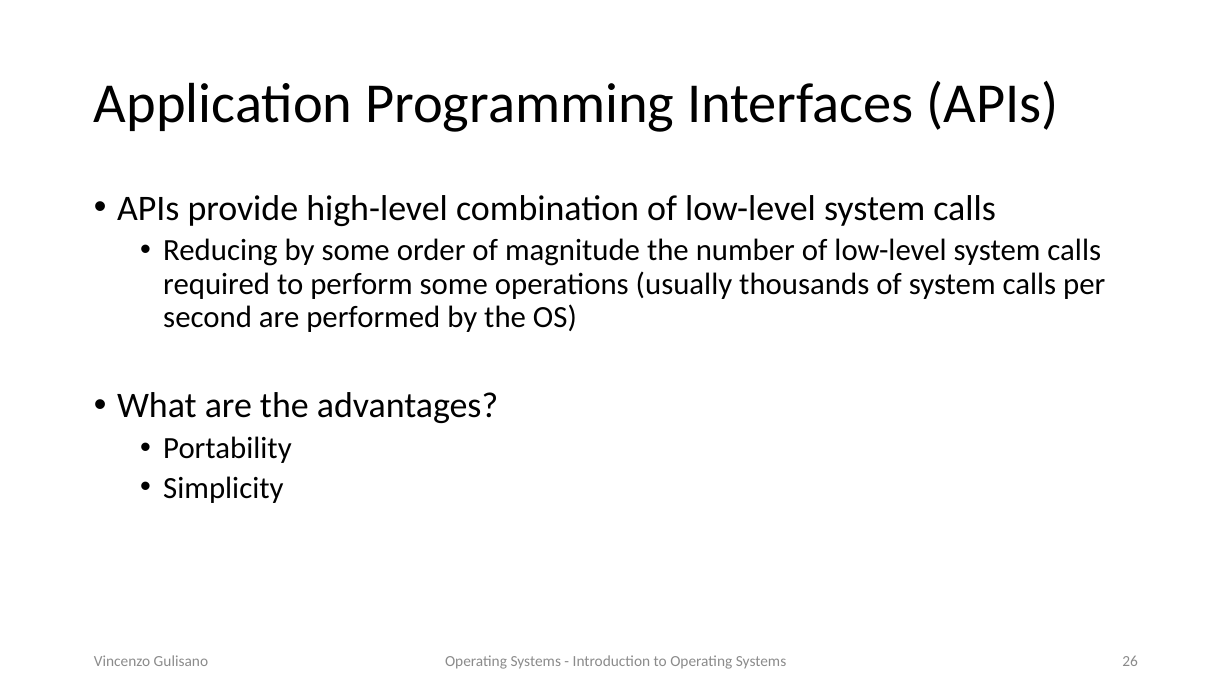
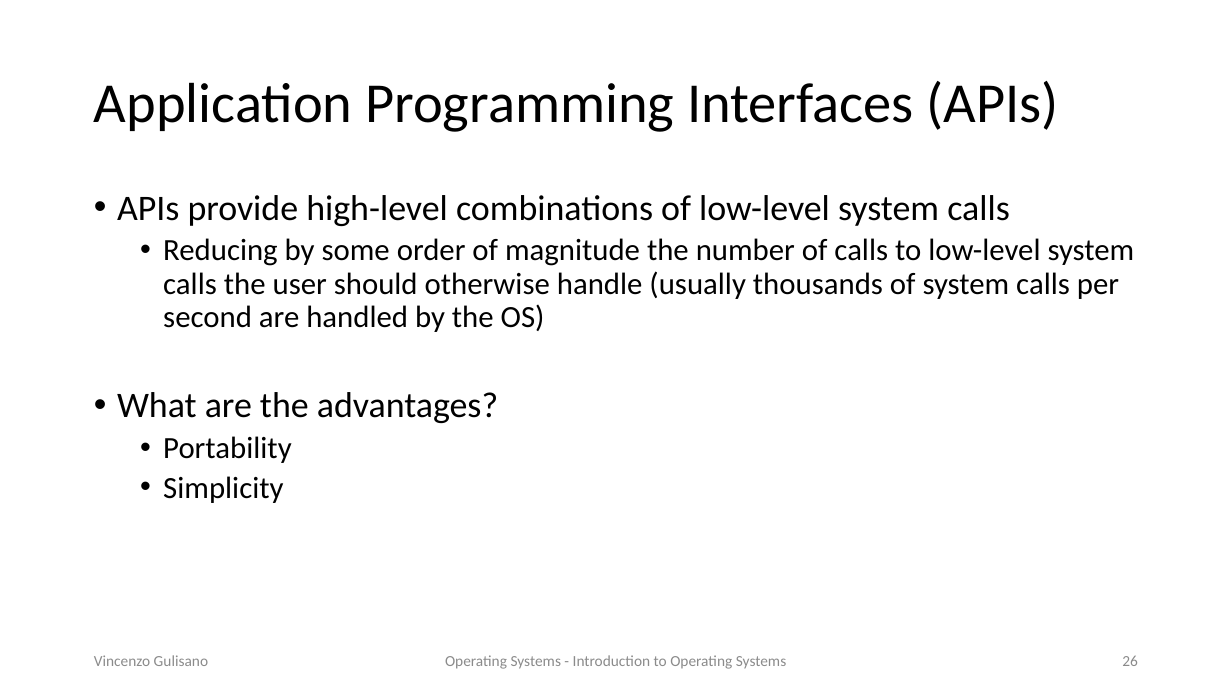
Before and after one commit to vincenzo-gulisano/os_material, a slide deck: slide 26 of slides/introduction_os.pptx. Drawn at 1232x693 pixels with LibreOffice and Linux fonts; fonts in the diff are those of the drawing. Boxes give left, top, right and bottom in pixels: in the first picture for what was removed or moved away, otherwise in the second. Text is boxed around its words. In the diff, an @@ line names an element or a change of style, - is before the commit and + after.

```diff
--- a/slides/introduction_os.pptx
+++ b/slides/introduction_os.pptx
@@ text at (117, 195, 1135, 332): text changed @@
-• APIs provide high-level combination of low-level system calls
-  • Reducing by some order of magnitude the number of low-level system calls required to perform some operations (usually thousands of system calls per second are performed by the OS)
+• APIs provide high-level combinations of low-level system calls
+  • Reducing by some order of magnitude the number of calls to low-level system calls the user should otherwise handle (usually thousands of system calls per second are handled by the OS)
```
Also in this commit, not shown: 33 other slides changed, 2 other files.
